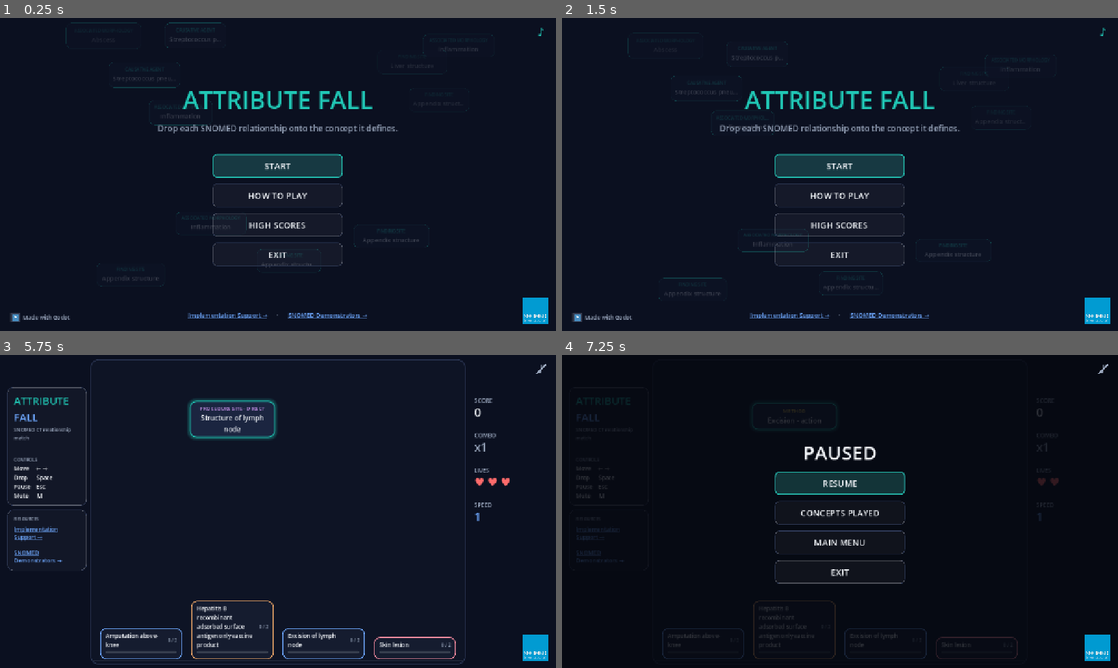
Above: before the commit, frames 1-4 (two rows, left to right).
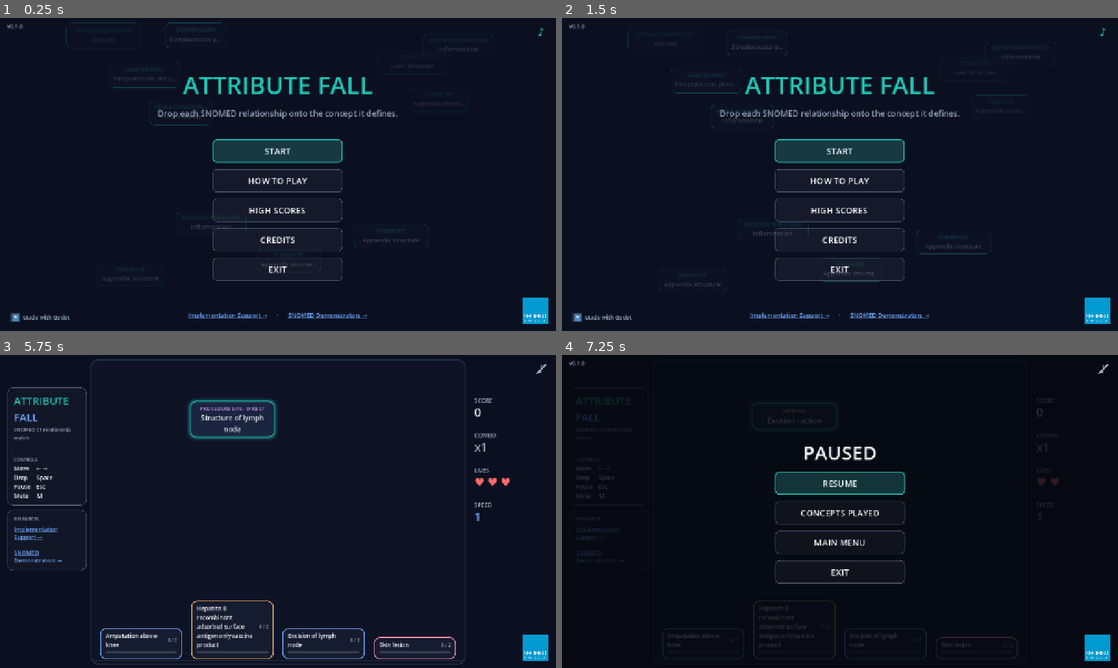
Above: after the commit, the same moments.

Repository: alopezo/attribute-fall
Game: Godot game, scene res://scenes/main.tscn
Same seed, same stepped clock (60 frames per second), same inputs: the game is played once before the commit and once after it. The engine's default icon, where the game draws it, is replaced by a stand-in: a white triangle on a blue panel in a dark square.
Inputs (mouse positions are in pixels of both pictures, inside the frame that each line leads up to):
- Up to frame 1 (0.25 s): no input
- Up to frame 2 (1.5 s): click (840, 240) at 0.5 s, where only the run after the commit has a clickable "CREDITS"; click (840, 243) at 1.25 s, where only the run after the commit has a clickable "BACK"
- Up to frame 3 (5.75 s): click "START" at 2 s; click "♪" at 2.75 s; tap Enter at 3.5 s; move the mouse to (139, 642) at 3.52 s; hold Right (af_right) 3.53-4.28 s; hold Space (af_hard) 3.53-4.28 s; click (139, 642) at 3.67 s; move the mouse to (233, 630) at 4.27 s; hold S 4.28-5.03 s; tap Down (af_soft) at 4.35 s; click (233, 630) at 4.42 s; move the mouse to (322, 642) at 5.02 s; hold Right (af_right) from 5.03 s (still down); tap J at 5.1 s; click (322, 642) at 5.17 s
- Up to frame 4 (7.25 s): move the mouse to (979, 649) at 5.77 s; tap L at 5.85 s; click (979, 649) at 5.92 s; move the mouse to (1006, 558) at 6.52 s; release Right (af_right) at 6.53 s; hold Left (af_left) from 6.53 s (still down); hold Space (af_hard) from 6.53 s (still down); click (1006, 558) at 6.67 s; tap Escape (af_pause) at 7.15 s

The runs differ from the first frame. In frame 1, 6.4% of the frame differs, in the area x 1-72%, y 1-84%; in frame 2, 7.2%, in the area x 1-89%, y 1-90%; in frame 3, less than 0.1%; in frame 4, less than 0.1%.

Commit message:
feat: bonus lives, credits screen, version badge, macOS export
- Bonus lives: extra life at 2,500 pts, then every 7,500 (cap 6). Points scale
  with speed, so the intervals compress as play speeds up. Feedback: HUD heart
  pulse, a big center-of-well "♥ EXTRA LIFE" pop (red, matching the LIVES
  hearts), and a rising "1-up" arpeggio (sfx_extra_life).
- Credits screen + main-menu button: SNOMED Implementation Support Team,
  contact info@snomed.org (mailto), music attribution (moved out of How to
  play), Godot and SNOMED CT notices.
- How to play: document the bonus-life rule.
- Version badge (v0.1.0) shown top-left in menus only; reads
  application/config/version. Introduces semver-light versioning.
- macOS export preset (universal, native arm64) + enable ETC2/ASTC VRAM
  compression (required to export arm64/universal). Build is ad-hoc signed
  after export.
- README: fix stale piece/card color description, drop excluded Specimen from
  the card-color list, add the mute control, note bundled music tracks.

Co-Authored-By: Claude Opus 4.8 <noreply@anthropic.com>

Diff:
--- a/project.godot
+++ b/project.godot
@@ -11,6 +11,7 @@
 [application]
 
 config/name="Attribute Fall"
+config/version="0.1.0"
 run/main_scene="res://scenes/main.tscn"
 config/features=PackedStringArray("4.5", "GL Compatibility")
 config/icon="res://assets/snomed_international.svg"
@@ -33,3 +34,4 @@
 
 renderer/rendering_method="gl_compatibility"
 renderer/rendering_method.mobile="gl_compatibility"
+textures/vram_compression/import_etc2_astc=true
--- a/scripts/main.gd
+++ b/scripts/main.gd
@@ -18,9 +18,14 @@
 const LANE_COUNT := 4
 const TOTAL_CONCEPTS := 8
 const START_LIVES := 3
+const MAX_LIVES := 6         # cap on bonus lives (HUD fit + anti-hoarding)
 const MAX_COMBO := 5
 const SCORE_BASE := 12      # per correct drop, before combo/speed
 const SCORE_CONCEPT := 45   # bonus per completed concept, before speed
+# Bonus lives: first at LIFE_FIRST, then every LIFE_INTERVAL (2500, 7500, 15000, ...).
+# Points scale with speed, so these real-world intervals shrink as play speeds up.
+const LIFE_FIRST := 2500
+const LIFE_INTERVAL := 7500
 
 const SCREEN := Vector2(1280, 720)
 const CARD_W := 190.0                            # keep in sync with ConceptCard.CARD_W
@@ -38,7 +43,7 @@
 const FALL_SPEED_STEP := 11.0
 const FALL_SPEED_MAX := 190.0
 
-enum State { START, HOWTO, PLAYING, PAUSED, GAMEOVER, VICTORY, REVIEW, HIGHSCORES }
+enum State { START, HOWTO, CREDITS, PLAYING, PAUSED, GAMEOVER, VICTORY, REVIEW, HIGHSCORES }
 
 # ----- game state -----
 var state: int = State.START
@@ -56,6 +61,7 @@
 var combo := 0
 var best_combo := 0
 var lives := START_LIVES
+var _next_life_score := LIFE_FIRST     # next score threshold that grants a bonus life
 var concepts_completed := 0
 var current_fall_speed := FALL_SPEED_START
 
@@ -94,6 +100,7 @@
 
 var start_panel: Control
 var howto_panel: Control
+var credits_panel: Control
 var pause_panel: Control
 var gameover_panel: Control
 var go_title: Label
@@ -139,6 +146,7 @@
 	scores.submitted.connect(_on_score_submitted)
 	_build_music()
 	_build_logo()
+	_build_version_label()
 	_build_crt()
 	_build_music_toggle()
 	_show_only(start_panel)
@@ -358,6 +366,23 @@
 	logo.mouse_filter = Control.MOUSE_FILTER_IGNORE
 	logo.modulate = Color(1, 1, 1, 0.92)
 	add_child(logo)
+
+# Version badge, pinned top-left. Reads application/config/version so it
+# stays in sync with project.godot. (Top-left is clear of the HUD, the music
+# toggle, the SNOMED logo, and the web loading footer.) Menus only — hidden
+# while actively playing.
+var _version_label: Label
+func _build_version_label() -> void:
+	var v: String = str(ProjectSettings.get_setting("application/config/version", ""))
+	if v == "":
+		return
+	_version_label = Label.new()
+	_version_label.text = "v" + v
+	_version_label.add_theme_font_size_override("font_size", 13)
+	_version_label.add_theme_color_override("font_color", Palette.MUTED)
+	_version_label.mouse_filter = Control.MOUSE_FILTER_IGNORE
+	_version_label.position = Vector2(16.0, 10.0)
+	add_child(_version_label)
 
 # ----- input actions (keyboard + gamepad, ready for Steam Deck) -----
 func _setup_input() -> void:
@@ -692,7 +717,8 @@
 	var start_btn := _make_button("START", start_round, true)
 	var howto_btn := _make_button("HOW TO PLAY", _show_howto, false)
 	var hs_btn := _make_button("HIGH SCORES", _show_highscores, false)
-	var menu_btns := [start_btn, howto_btn, hs_btn]
+	var credits_btn := _make_button("CREDITS", _show_credits, false)
+	var menu_btns := [start_btn, howto_btn, hs_btn, credits_btn]
 	if not OS.has_feature("web"):   # EXIT is meaningless in a browser
 		menu_btns.append(_make_button("EXIT", _exit_game, false))
 	for btn in menu_btns:
@@ -766,10 +792,12 @@
 	rules.add_theme_font_size_override("normal_font_size", 16)
 	var acc := Palette.ACCENT.to_html(false)
 	var bad := Palette.INCORRECT.to_html(false)
+	var good := Palette.CORRECT.to_html(false)
 	rules.text = "\n".join([
 		"[color=#%s]●[/color]  Fill a concept to clear it — a new one takes its place. Endless mode." % acc,
 		"[color=#%s]●[/color]  A relationship can fit more than one concept — any valid card counts." % acc,
-		"[color=#%s]●[/color]  Wrong drop costs a life (you have 3). Chain correct drops for combo ×5." % bad,
+		"[color=#%s]●[/color]  Wrong drop costs a life (you start with 3). Chain correct drops for combo ×5." % bad,
+		"[color=#%s]●[/color]  Earn a bonus life at 2,500 points, then every 7,500 (up to 6)." % good,
 	])
 	h.vb.add_child(rules)
 
@@ -799,15 +827,48 @@
 	legend.text = _hier_legend_text()
 	h.vb.add_child(legend)
 
-	var credit := _make_label("Music: Free Rhythm Game Music Pack 1 — Tricks & Traps (CC0, OpenGameArt.org)", 12, Palette.MUTED)
-	credit.horizontal_alignment = HORIZONTAL_ALIGNMENT_CENTER
-	h.vb.add_child(credit)
-
 	var back_btn := _make_button("BACK", _show_menu, true)
 	var hrow := CenterContainer.new()
 	hrow.add_child(back_btn)
 	h.vb.add_child(hrow)
 	_default_focus[howto_panel] = back_btn
+
+	# Credits
+	var c := _make_overlay(true)
+	credits_panel = c.root
+	_add_centered_label(c.vb, "CREDITS", 40, Palette.ACCENT)
+	_add_centered_label(c.vb, "Attribute Fall", 24, Palette.TEXT)
+	_add_centered_label(c.vb, "SNOMED Implementation Support Team", 19, Palette.TEXT)
+
+	# Contact (clickable mailto).
+	var contact := RichTextLabel.new()
+	contact.bbcode_enabled = true
+	contact.fit_content = true
+	contact.scroll_active = false
+	contact.focus_mode = Control.FOCUS_NONE
+	contact.custom_minimum_size = Vector2(700, 0)
+	contact.add_theme_font_size_override("normal_font_size", 16)
+	var chex := Palette.ACCENT2.to_html(false)
+	var cmhex := Palette.MUTED.to_html(false)
+	contact.text = "[center][color=#%s]Questions? Write to [/color][url=mailto:info@snomed.org][u][color=#%s]info@snomed.org[/color][/u][/url][/center]" % [cmhex, chex]
+	contact.meta_clicked.connect(_on_link_meta)
+	contact.meta_hover_started.connect(func(_m): contact.mouse_default_cursor_shape = Control.CURSOR_POINTING_HAND)
+	contact.meta_hover_ended.connect(func(_m): contact.mouse_default_cursor_shape = Control.CURSOR_ARROW)
+	c.vb.add_child(contact)
+
+	var spacer2 := Control.new()
+	spacer2.custom_minimum_size = Vector2(0, 10)
+	c.vb.add_child(spacer2)
+
+	_add_centered_label(c.vb, "Music: Free Rhythm Game Music Pack 1 — Tricks & Traps (CC0, OpenGameArt.org)", 13, Palette.MUTED)
+	_add_centered_label(c.vb, "Built with Godot Engine (MIT)", 13, Palette.MUTED)
+	_add_centered_label(c.vb, "SNOMED CT content © SNOMED International", 13, Palette.MUTED)
+
+	var cback := _make_button("BACK", _show_menu, true)
+	var cbrow := CenterContainer.new()
+	cbrow.add_child(cback)
+	c.vb.add_child(cbrow)
+	_default_focus[credits_panel] = cback
 
 	# Pause menu
 	var p := _make_overlay()
@@ -1040,7 +1101,7 @@
 	return "[color=#9AA7BD]Card border color = concept hierarchy:[/color]\n" + "     ".join(parts)
 
 func _show_only(panel: Control) -> void:
-	for pnl in [start_panel, howto_panel, pause_panel, gameover_panel, victory_panel, review_panel, highscores_panel]:
+	for pnl in [start_panel, howto_panel, credits_panel, pause_panel, gameover_panel, victory_panel, review_panel, highscores_panel]:
 		if pnl:
 			pnl.visible = (pnl == panel)
 	if panel != null and not _input_guard and _default_focus.has(panel):
@@ -1057,6 +1118,10 @@
 func _show_howto() -> void:
 	state = State.HOWTO
 	_show_only(howto_panel)
+
+func _show_credits() -> void:
+	state = State.CREDITS
+	_show_only(credits_panel)
 
 func _exit_game() -> void:
 	get_tree().quit()
@@ -1187,6 +1252,7 @@
 	combo = 0
 	best_combo = 0
 	lives = START_LIVES
+	_next_life_score = LIFE_FIRST
 	concepts_completed = 0
 	current_fall_speed = FALL_SPEED_START
 	last_pair_key = ""
@@ -1420,6 +1486,8 @@
 func _process(delta: float) -> void:
 	_crt_tick(delta)
 	_update_music()
+	if _version_label:
+		_version_label.visible = state != State.PLAYING   # menus only, not while playing
 	if state != State.PLAYING or current_piece == null or input_locked:
 		return
 	var speed := current_fall_speed
@@ -1451,6 +1519,9 @@
 	# here we only handle in-game actions and cancel/back.
 	match state:
 		State.HOWTO:
+			if event.is_action_pressed("ui_cancel") or event.is_action_pressed("af_pause"):
+				_show_menu()
+		State.CREDITS:
 			if event.is_action_pressed("ui_cancel") or event.is_action_pressed("af_pause"):
 				_show_menu()
 		State.PLAYING:
@@ -1552,6 +1623,7 @@
 		var gained := roundi(SCORE_BASE * combo * _speed_factor())
 		score += gained
 		_update_hud()
+		_check_extra_life()
 		_pulse_combo()
 		lane_cards[lane].refresh()
 		lane_cards[lane].flash_correct()
@@ -1606,6 +1678,7 @@
 	_update_hud()
 	sfx.sfx_concept_complete()
 	_show_message("CONCEPT COMPLETE  +%d" % bonus, Palette.ACCENT)
+	_check_extra_life()   # its own center popup, independent of the concept message
 	await lane_cards[lane].play_complete_animation()
 	_replace_completed_concept(lane)
 
@@ -1671,6 +1744,52 @@
 	var t := create_tween()
 	t.tween_property(combo_val, "scale", Vector2.ONE, 0.28) \
 		.set_trans(Tween.TRANS_BACK).set_ease(Tween.EASE_OUT)
+
+func _pulse_life() -> void:
+	lives_val.pivot_offset = lives_val.size / 2.0
+	lives_val.scale = Vector2(1.5, 1.5)
+	var t := create_tween()
+	t.tween_property(lives_val, "scale", Vector2.ONE, 0.28) \
+		.set_trans(Tween.TRANS_BACK).set_ease(Tween.EASE_OUT)
+
+# Award bonus lives when the score crosses the milestones (2500, 7500, 15000, ...).
+# The loop handles a single gain that crosses several thresholds at once. Past the
+# cap it keeps advancing the threshold silently (no award, no message spam).
+func _check_extra_life() -> void:
+	while score >= _next_life_score:
+		var reached := _next_life_score
+		_next_life_score = LIFE_INTERVAL if reached == LIFE_FIRST else reached + LIFE_INTERVAL
+		if lives < MAX_LIVES:
+			lives += 1
+			_update_hud()
+			_pulse_life()
+			_extra_life_popup()
+			sfx.sfx_extra_life()
+
+# Big center-of-well toast for a bonus life: a heart that pops in with a pulse,
+# holds, then drifts up and fades. More visible than the small status message.
+func _extra_life_popup() -> void:
+	var l := _make_label("♥  EXTRA LIFE", 40, Palette.INCORRECT)   # red, matching the LIVES hearts
+	l.horizontal_alignment = HORIZONTAL_ALIGNMENT_CENTER
+	l.size = Vector2(WELL_RIGHT - WELL_LEFT, 60)
+	l.mouse_filter = Control.MOUSE_FILTER_IGNORE
+	piece_layer.add_child(l)
+	l.position = Vector2(WELL_LEFT, 262.0)
+	l.pivot_offset = l.size / 2.0
+	l.scale = Vector2(0.6, 0.6)
+	l.modulate.a = 0.0
+	# Scale: pop in with overshoot, then settle — the pulse.
+	var ts := create_tween()
+	ts.tween_property(l, "scale", Vector2(1.18, 1.18), 0.22).set_trans(Tween.TRANS_BACK).set_ease(Tween.EASE_OUT)
+	ts.tween_property(l, "scale", Vector2.ONE, 0.16).set_trans(Tween.TRANS_SINE)
+	# Alpha + drift: fade in, hold, then rise and fade out, then free.
+	var t := create_tween()
+	t.tween_property(l, "modulate:a", 1.0, 0.15)
+	t.tween_interval(0.7)
+	t.set_parallel(true)
+	t.tween_property(l, "modulate:a", 0.0, 0.5).set_ease(Tween.EASE_IN)
+	t.tween_property(l, "position:y", l.position.y - 30.0, 0.5)
+	t.chain().tween_callback(l.queue_free)
 
 func _combo_popup(lane: int, n: int) -> void:
 	var l := _make_label("COMBO ×%d" % n, 22, _combo_color(n))
--- a/scripts/sfx.gd
+++ b/scripts/sfx.gd
@@ -52,3 +52,12 @@
 
 func sfx_game_over() -> void:
 	_play(110.0, 0.55, 0.40)
+
+# Rising 3-note arpeggio for a bonus life (celebratory "1-up"). Fire-and-forget;
+# callers should not await it.
+func sfx_extra_life() -> void:
+	_play(660.0, 0.10, 0.30)
+	await get_tree().create_timer(0.09).timeout
+	_play(880.0, 0.10, 0.30)
+	await get_tree().create_timer(0.09).timeout
+	_play(1180.0, 0.14, 0.32)
Not shown, changed: export_presets.cfg
Not shown, changed: README.md
